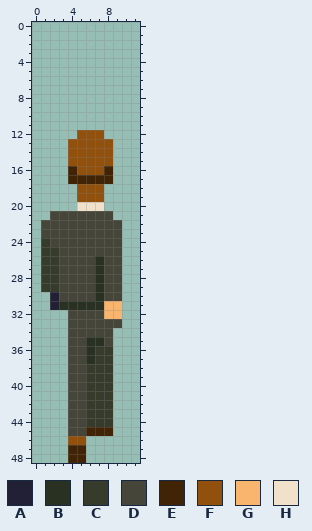
Pixel-art sprite -- assets/graphics/klient garnitur/klient garnitur5.png. Above is the file before it was changed.
The file is 36x147 pixels, drawn in blocks of 3x3; one block is one cell here.
Palette (. is transparent): A #222034  B #293123  C #373b2c  D #454539  E #412406  F #91510d  G #f9b56e  H #f1e1ca
Once edited:
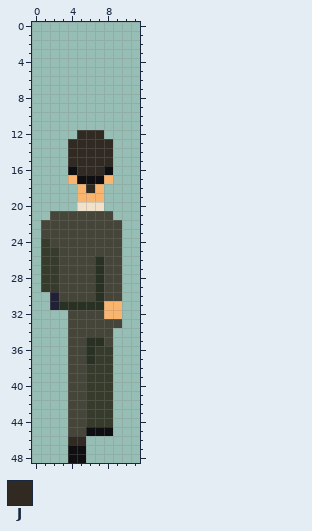
Colours new in this view: J #302a23
The edit:
colour E: #412406 -> #0f0f11
y 12: x 5..7 FFF -> JJJ
y 13..15: x 4..8 FFFFF -> JJJJJ
y 16: x 5..7 FFF -> JJJ
y 17: x 4 E -> G; x 8 E -> G
y 18: x 5..7 FFF -> GJG
y 19: x 5..7 FFF -> GGG
y 46: x 4..5 FF -> JJ
